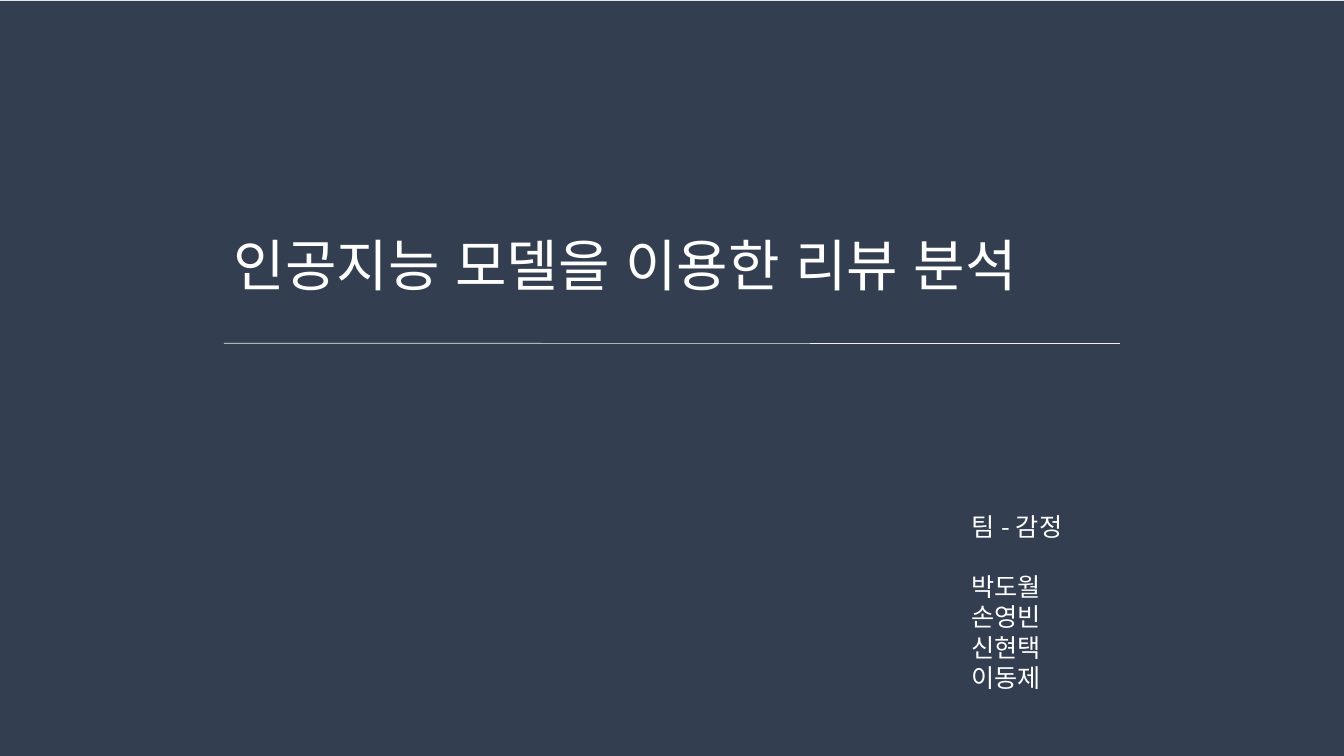
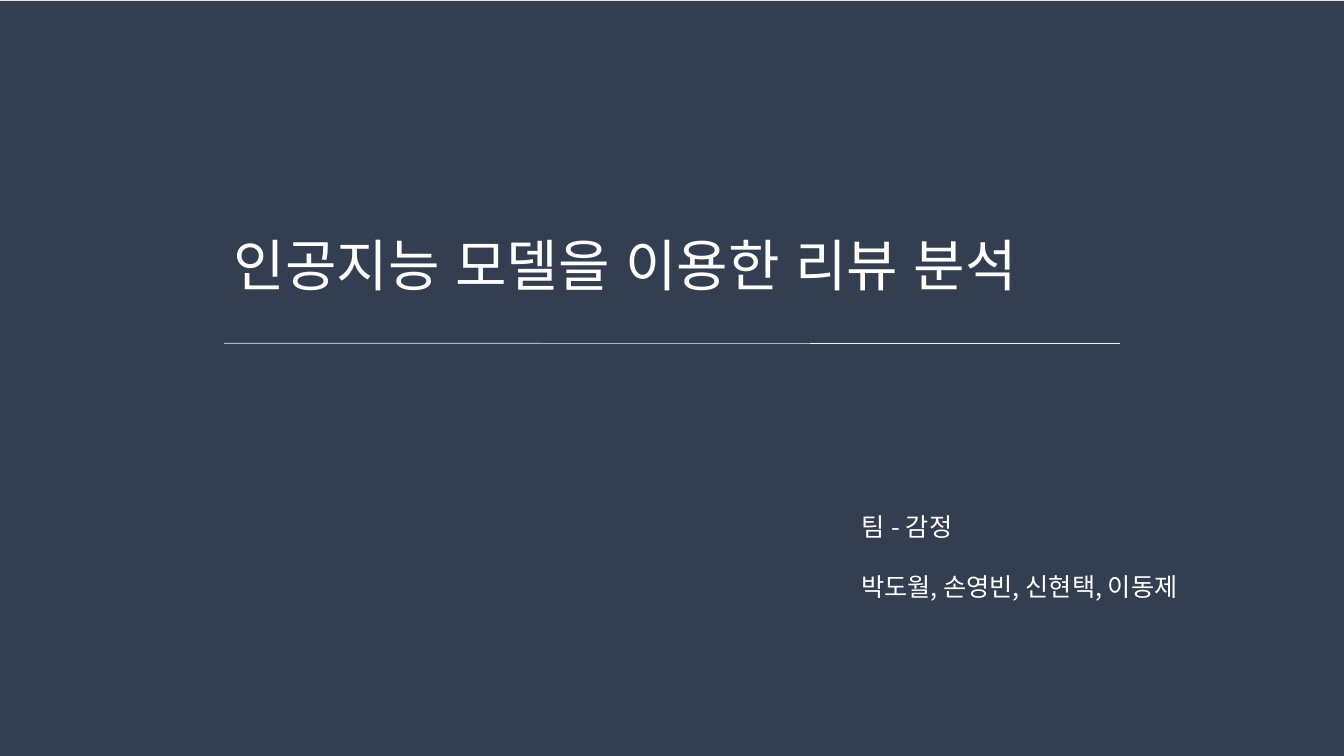
Before and after one commit to shinht97/Comment_analysis, a slide deck: slide 1 of 발표자료/감정_발표자료.pptx. Drawn at 1344x756 pixels with LibreOffice and Linux fonts; fonts in the diff are those of the drawing. Boxes give left, top, right and bottom in pixels: in the first picture for what was removed or moved away, otherwise in the second. Text is boxed around its words. In the diff, an @@ line names an element or a change of style, - is before the commit and + after.

```diff
--- a/발표자료/감정_발표자료.pptx
+++ b/발표자료/감정_발표자료.pptx
@@ text "팀 - 감정": place and size @@
-text "팀 - 감정" at [971, 515, 1062, 689]
+text "팀 - 감정" at [861, 515, 1178, 601]
@@ text at [861, 575, 1178, 601]: text changed @@
-박도월
-손영빈
-신현택
-이동제
+박도월, 손영빈, 신현택, 이동제
```
Also in this commit, not shown: 1 other slide changed, 5 other files.
